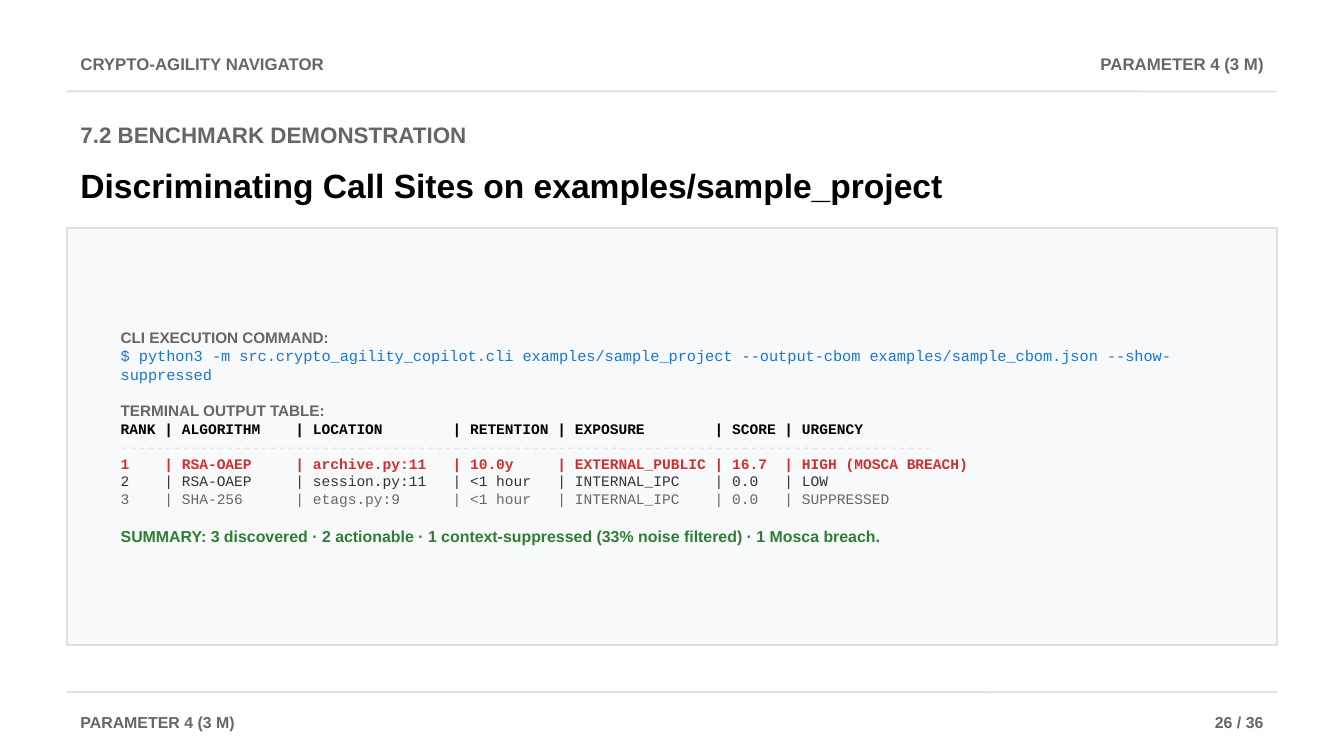
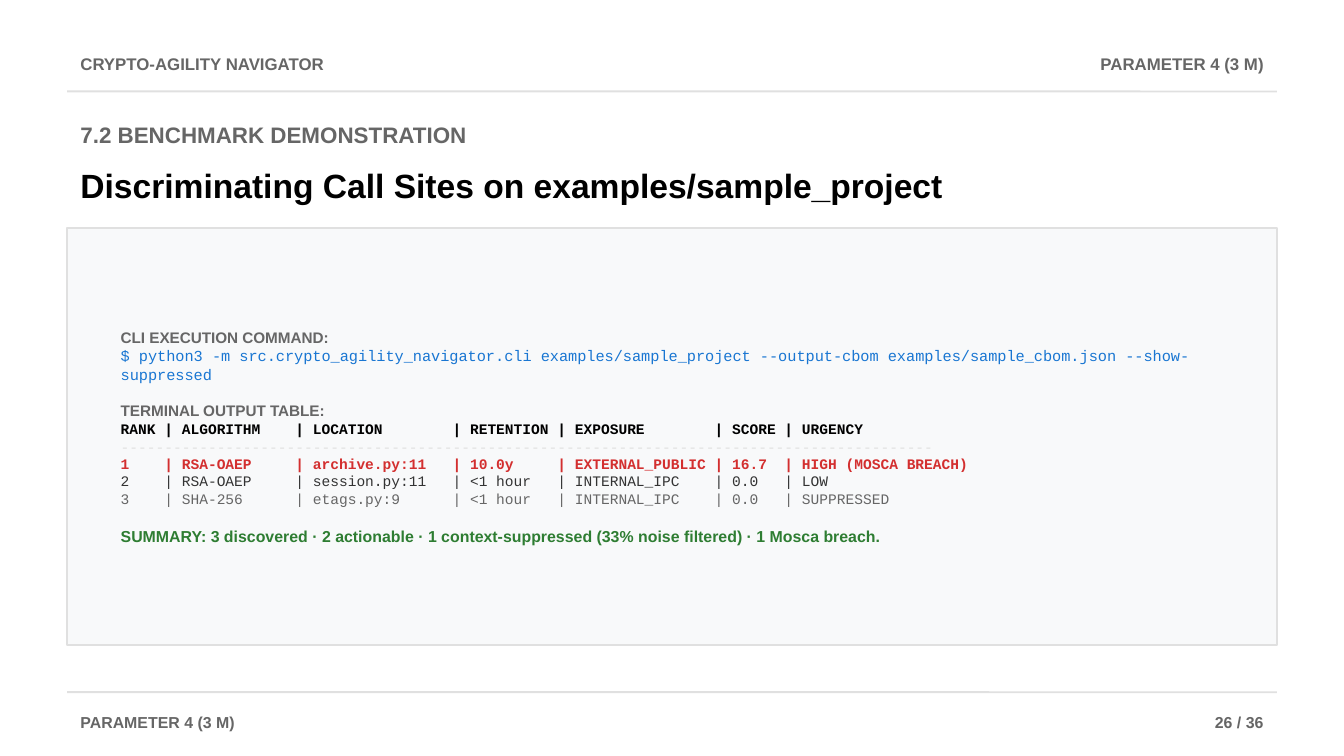
Before and after one commit to AviDhandhania/IDP-Project, a slide deck: slide 26 of Crypto-Agility_Navigator_Review2.pptx. Drawn at 1344x756 pixels with LibreOffice and Linux fonts; fonts in the diff are those of the drawing. Boxes give left, top, right and bottom in pixels: in the first picture for what was removed or moved away, otherwise in the second. Text is boxed around its words. In the diff, an @@ line names an element or a change of style, - is before the commit and + after.

Commit message:
Rename project from Copilot to Navigator across all source, docs, and configurations

```diff
--- a/Crypto-Agility_Navigator_Review2.pptx
+++ b/Crypto-Agility_Navigator_Review2.pptx
@@ text at (x1=121, y1=332, x2=1189, y2=546): text changed @@
-CLI EXECUTION COMMAND:
-$ python3 -m src.crypto_agility_copilot.cli examples/sample_project --output-cbom examples/sample_cbom.json --show-suppressed
-TERMINAL OUTPUT TABLE:
-RANK | ALGORITHM | LOCATION | RETENTION | EXPOSURE | SCORE | URGENCY
----------------------------------------------------------------------------------------------
-1 | RSA-OAEP | archive.py:11 | 10.0y | EXTERNAL_PUBLIC | 16.7 | HIGH (MOSCA BREACH)
-2 | RSA-OAEP | session.py:11 | <1 hour | INTERNAL_IPC | 0.0 | LOW
-3 | SHA-256 | etags.py:9 | <1 hour | INTERNAL_IPC | 0.0 | SUPPRESSED
-SUMMARY: 3 discovered · 2 actionable · 1 context-suppressed (33% noise filtered) · 1 Mosca breach.
+CLI EXECUTION COMMAND:
+$ python3 -m src.crypto_agility_navigator.cli examples/sample_project --output-cbom examples/sample_cbom.json --show-suppressed
+TERMINAL OUTPUT TABLE:
+RANK | ALGORITHM | LOCATION | RETENTION | EXPOSURE | SCORE | URGENCY
+---------------------------------------------------------------------------------------------
+1 | RSA-OAEP | archive.py:11 | 10.0y | EXTERNAL_PUBLIC | 16.7 | HIGH (MOSCA BREACH)
+2 | RSA-OAEP | session.py:11 | <1 hour | INTERNAL_IPC | 0.0 | LOW
+3 | SHA-256 | etags.py:9 | <1 hour | INTERNAL_IPC | 0.0 | SUPPRESSED
+SUMMARY: 3 discovered · 2 actionable · 1 context-suppressed (33% noise filtered) · 1 Mosca breach.
```
Also in this commit, not shown: 4 other slides changed, 25 other files.
